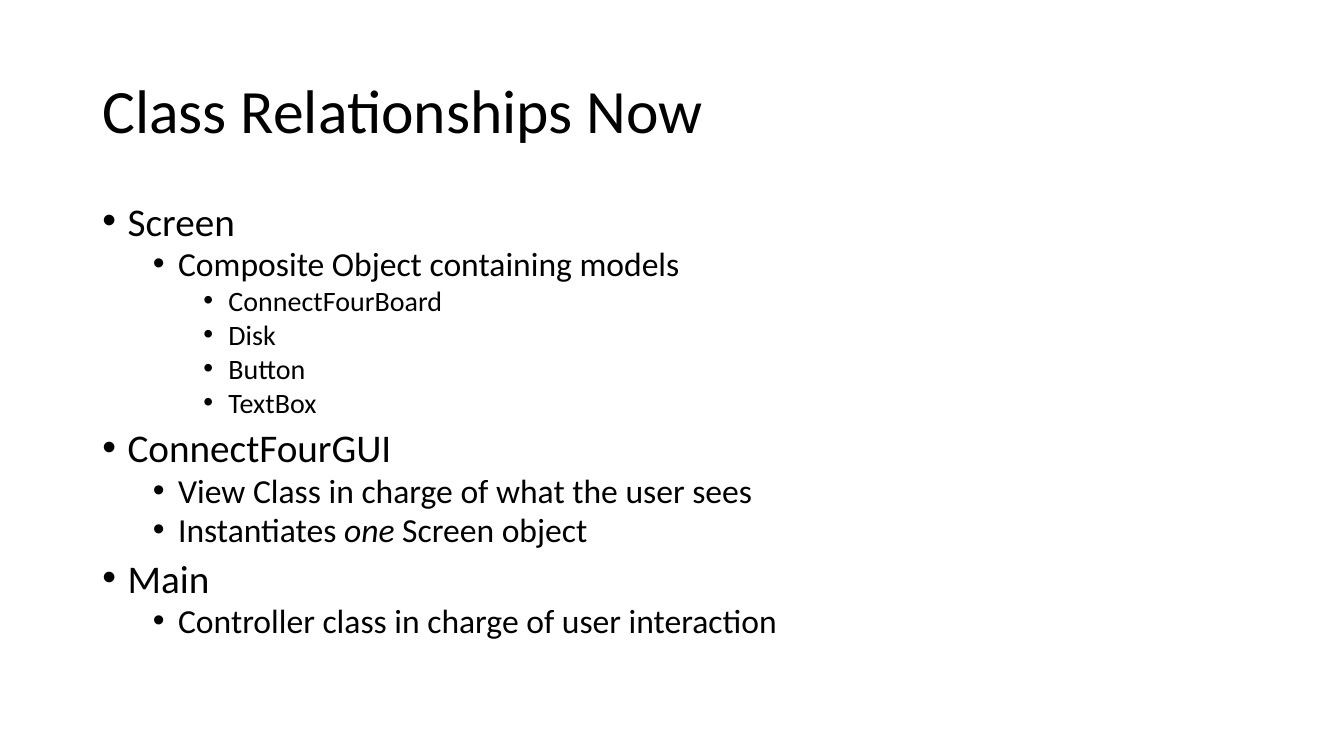
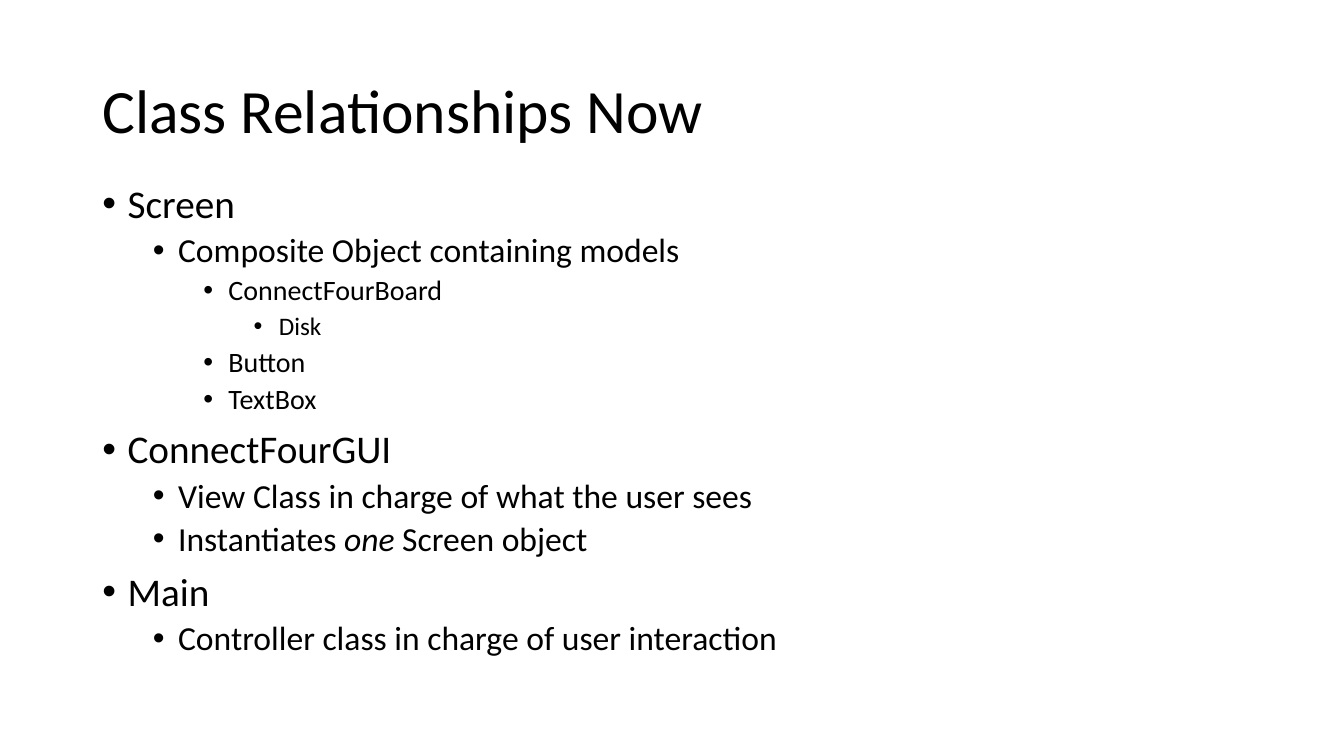
Before and after one commit to yangyaoi/Connect-Four-Project, a slide deck: slide 3 of Documents/Final Presentation/Hafsah's part.pptx (slide 1 before the commit). Drawn at 1344x756 pixels with LibreOffice and Linux fonts; fonts in the diff are those of the drawing. Boxes give left, top, right and bottom in pixels: in the first picture for what was removed or moved away, otherwise in the second. Text is boxed around its words. In the diff, an @@ line names an element or a change of style, - is before the commit and + after.

Commit message:
Fixed class diagrams to be visible easier, created before/after class relationship slides

```diff
--- a/Documents/Final Presentation/Hafsah's part.pptx
+++ b/Documents/Final Presentation/Hafsah's part.pptx
@@ text "Screen": place and size @@
-text "Screen" at (128,210,777,639)
+text "Screen" at (128,192,777,656)
@@ text "Screen" at (128,192,777,656): size 20 to 18 pt in "Disk"; line spacing 0.8 to 0.9; list level 3 to 4 in "Disk" @@
```
Also in this commit, not shown: 6 slides added, 1 slide removed, 4 other files.
